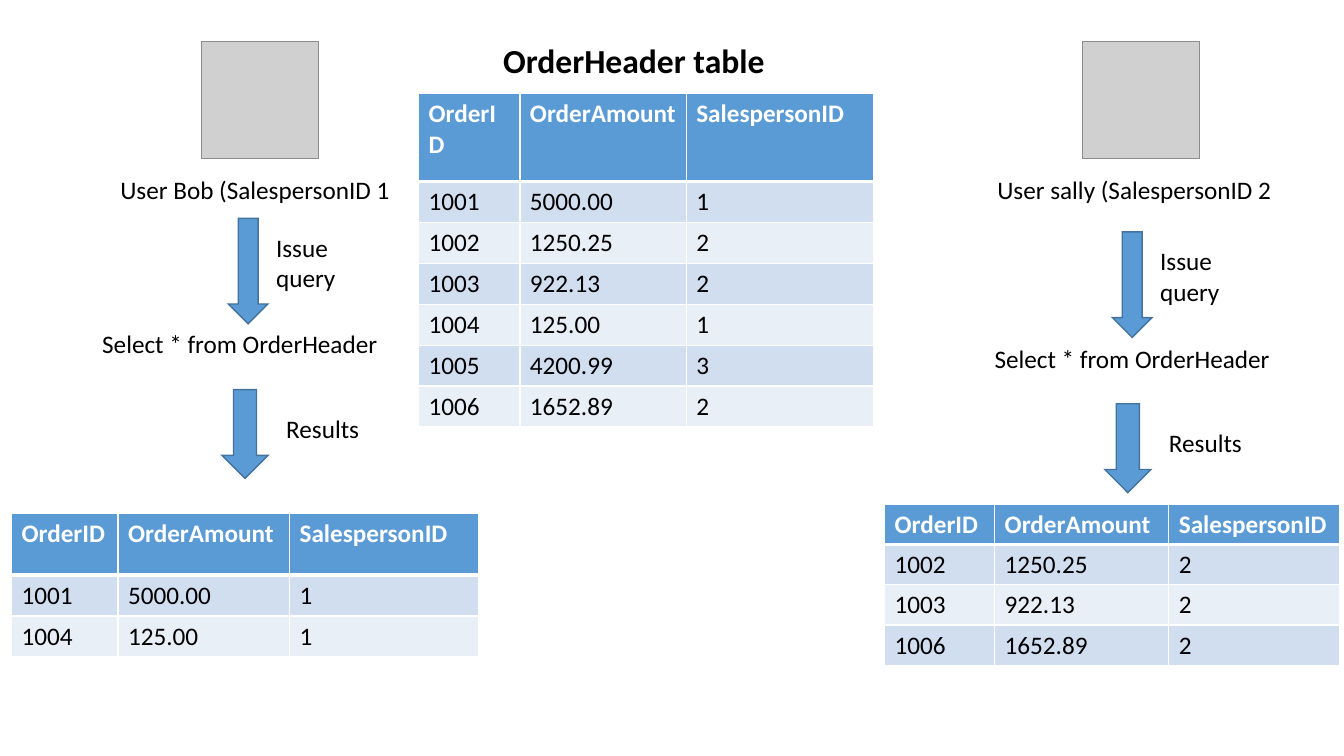
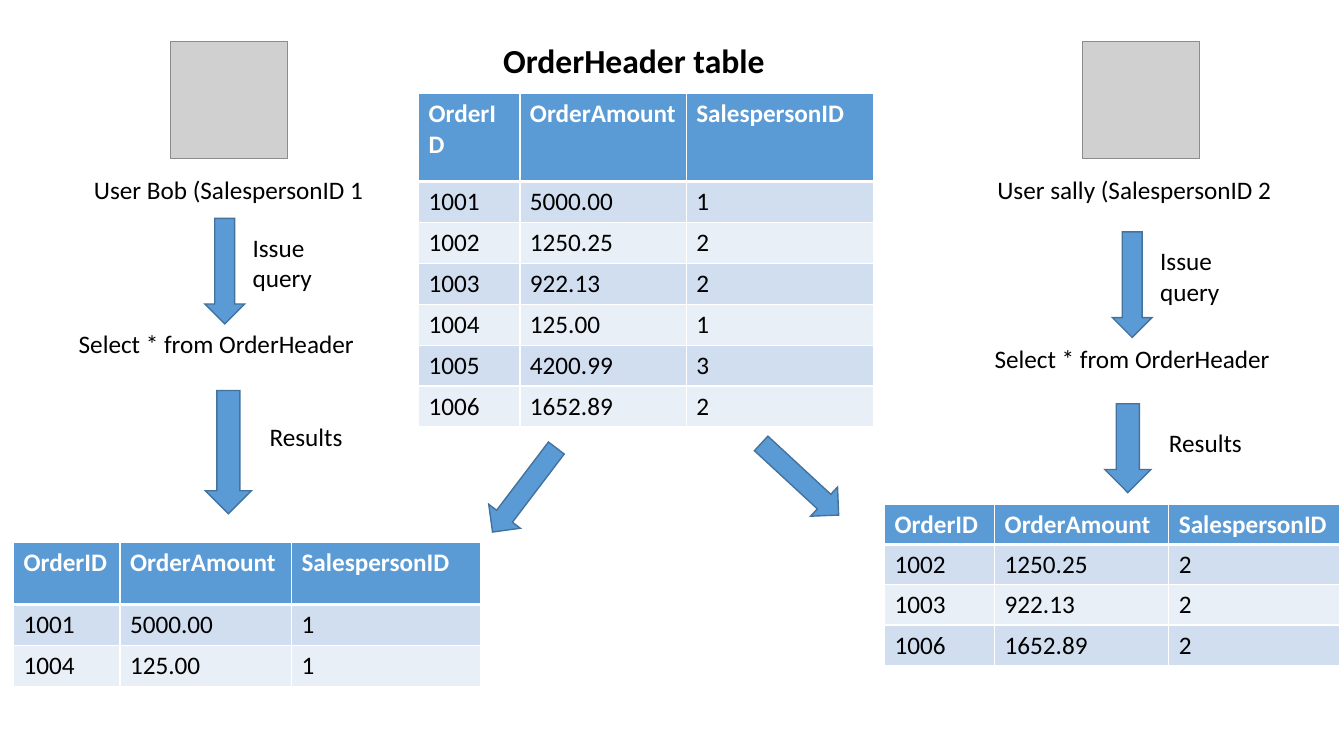
Before and after one commit to way0utwest/EndtoEndEncryptedSQL2016, a slide deck: slide 11 of Getting Started with Encryption in SQL 2016.pptx (slide 12 before the commit). Drawn at 1344x756 pixels with LibreOffice and Linux fonts; fonts in the diff are those of the drawing; grey boxes stand for pictures. Boxes give left, top, right and bottom in pixels: in the first picture for what was removed or moved away, otherwise in the second. Text is boxed around its words. In the diff, an @@ line names an element or a change of style, - is before the commit and + after.

Commit message:
Updated PPT
Column encryption, TDE, RLS demo cleanup. AE image.

```diff
--- a/Getting Started with Encryption in SQL 2016.pptx
+++ b/Getting Started with Encryption in SQL 2016.pptx
@@ picture: place and size @@
-picture at (202,41,319,158)
+picture at (170,41,287,158)
@@ 3 texts, 1 down arrow: place and size @@
-3 texts, 1 down arrow at (102,180,390,353)
+3 texts, 1 down arrow at (79,181,363,354)
@@ down arrow: place and size @@
-down arrow at (222,389,268,478)
+down arrow at (206,390,252,513)
@@ text "Results": place and size @@
-text "Results" at (286,420,359,439)
+text "Results" at (270,428,343,447)
@@ down arrow added at (477,436,572,545), fill #5B9BD5, outline #43739E 1 pt @@
@@ down arrow added at (748,429,852,530), fill #5B9BD5, outline #43739E 1 pt @@
@@ table: place and size @@
-table at (11,513,478,655)
+table at (13,543,480,686)
```
Also in this commit, not shown: 4 other slides changed, 4 slides added, 5 slides removed.
